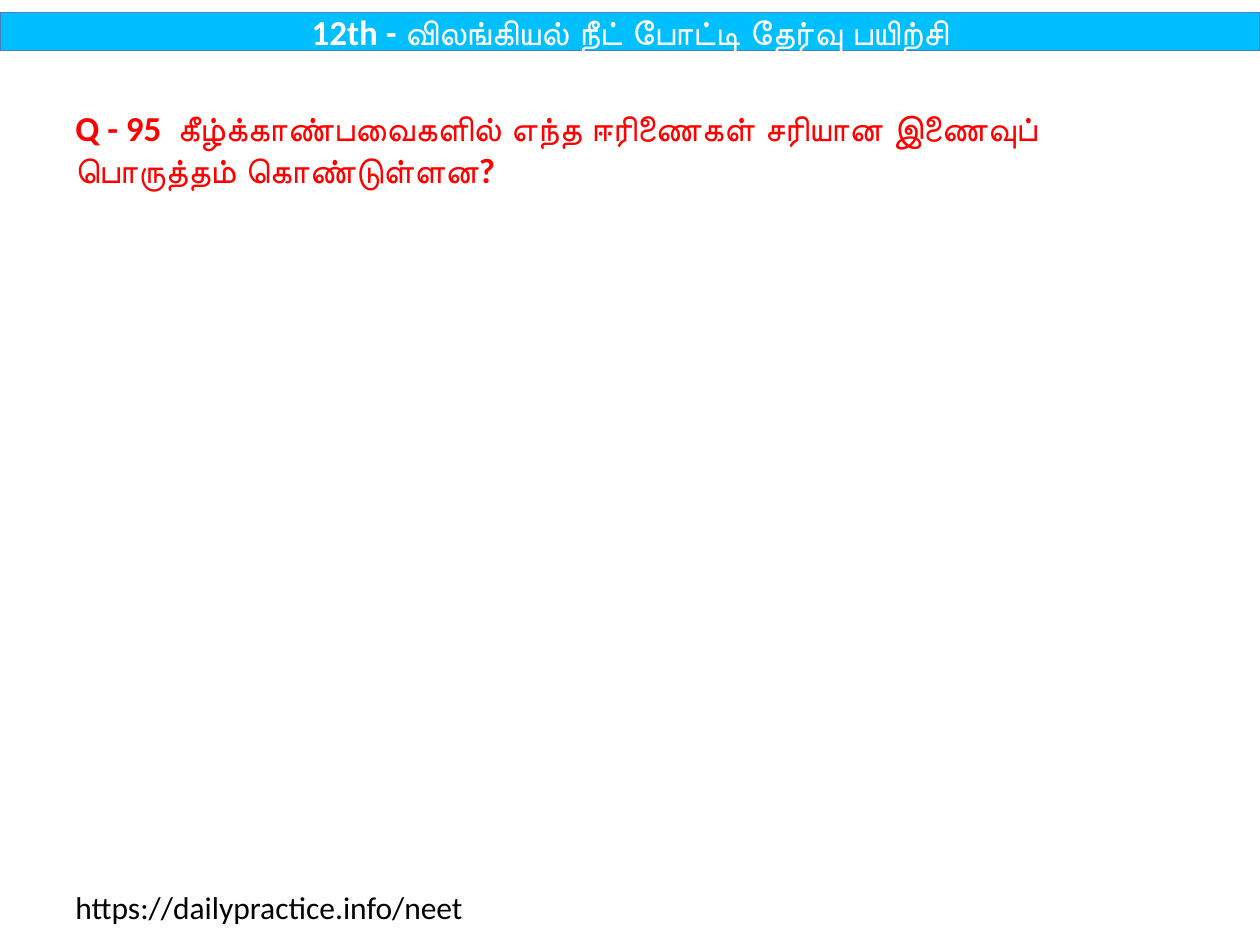
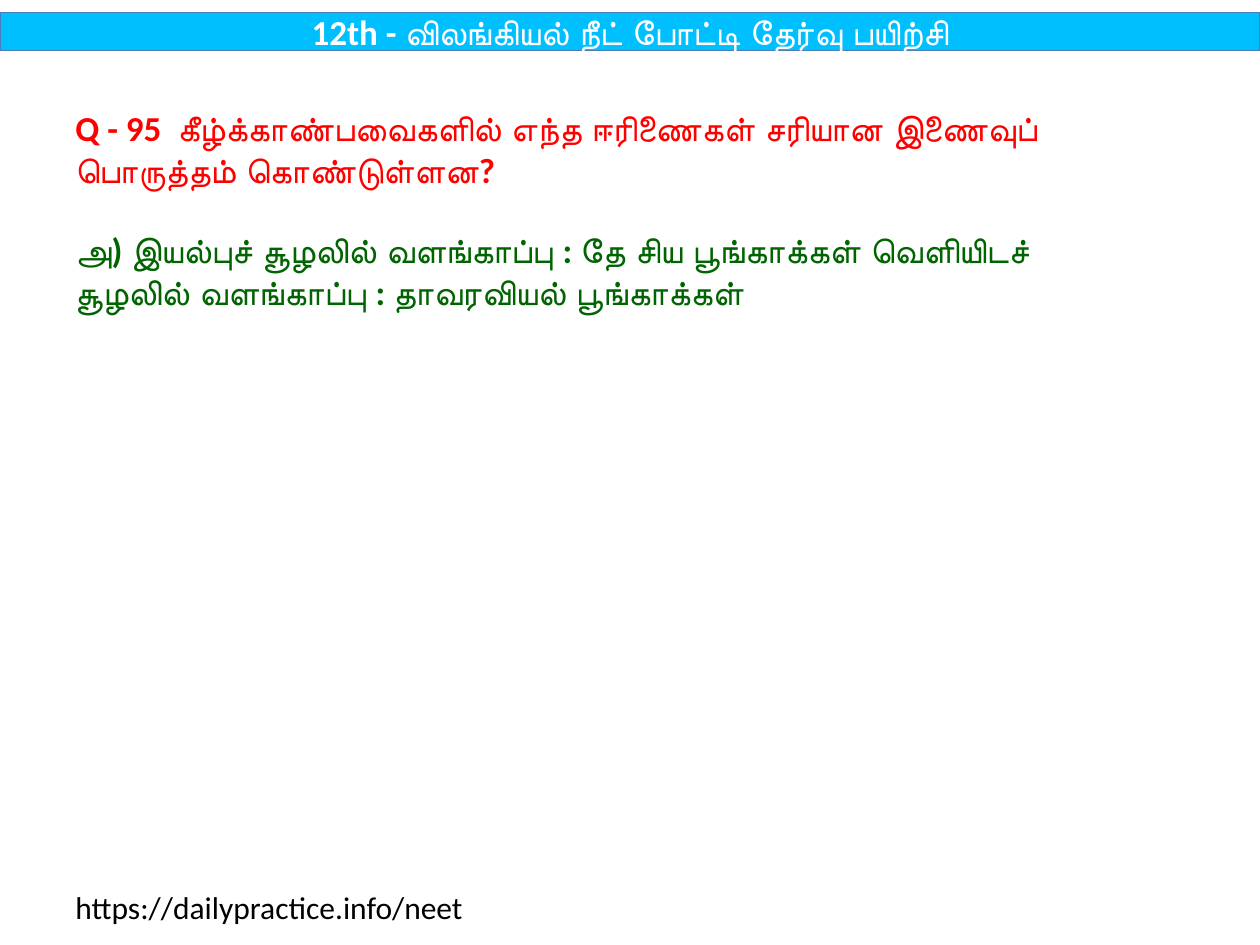
Before and after one commit to tvmani/tvmani.github.io, a slide deck: slide 189 of tamil_biology/12th_Bio_Zoology_Tamil.pptx. Drawn at 1260x945 pixels with LibreOffice and Linux fonts; fonts in the diff are those of the drawing. Boxes give left, top, right and bottom in pixels: in the first picture for what was removed or moved away, otherwise in the second. Text is boxed around its words. In the diff, an @@ line names an element or a change of style, - is before the commit and + after.

```diff
--- a/tamil_biology/12th_Bio_Zoology_Tamil.pptx
+++ b/tamil_biology/12th_Bio_Zoology_Tamil.pptx
@@ text at <box>75,237,1031,315</box>: paragraph added @@
+அ) இயல்புச் சூழலில் வளங்காப்பு : தே சிய பூங்காக்கள் வெளியிடச் சூழலில் வளங்காப்பு : தாவரவியல் பூங்காக்கள்
```
Also in this commit, not shown: 100 other slides changed, 7 other files.
